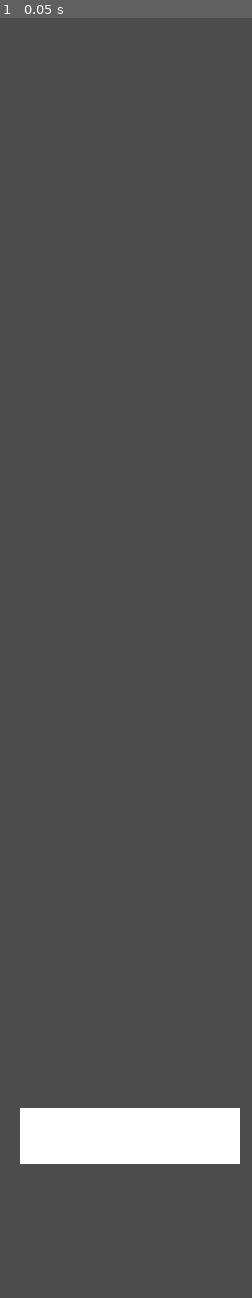
Above: before the commit, frame 1.
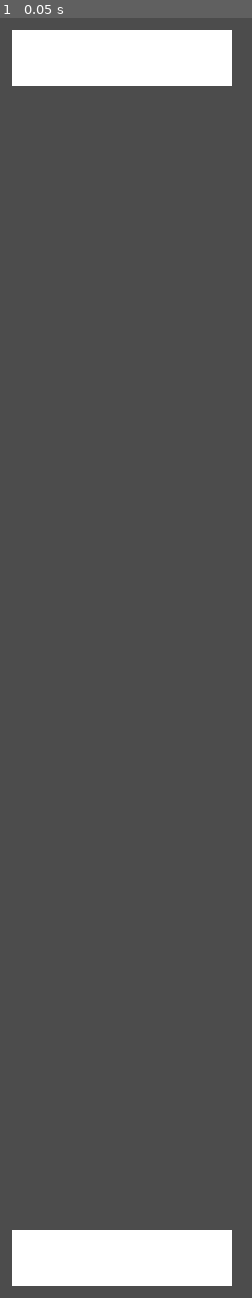
Above: after the commit, the same moment.

Repository: EmilienLeroy/DuoPong
Game: Godot game, scene res://main.tscn
The game is run twice, just before and just after one commit, with the same random seed, the same clock (stepped at 60 frames per second) and the same inputs.
Inputs:
- Up to frame 1 (0.05 s): no input

The runs differ from the first frame. In frame 1, 11% of the frame differs, in the area x 4-96%, y 0-100%.

Commit message:
✨ Add a game scene

Diff:
--- a/entities/player/player.gd
+++ b/entities/player/player.gd
@@ -1,10 +1,12 @@
 extends KinematicBody2D
 
+export var playable = true;
 
 func _ready():
 	pass
 
 func _unhandled_input(event):
-	if !event is InputEventScreenDrag:
+	if !event is InputEventScreenDrag or !playable:
 		return
+
 	position.x = event.position.x
--- a/main.tscn
+++ b/main.tscn
@@ -1,8 +1,7 @@
 [gd_scene load_steps=2 format=2]
 
-[ext_resource path="res://entities/player/player.tscn" type="PackedScene" id=1]
+[ext_resource path="res://scenes/game/game.tscn" type="PackedScene" id=1]
 
 [node name="Main" type="Node2D"]
 
-[node name="Player" parent="." instance=ExtResource( 1 )]
-position = Vector2( 184, 639 )
+[node name="Game" parent="." instance=ExtResource( 1 )]
--- /dev/null
+++ b/scenes/game/game.gd
@@ -0,0 +1,25 @@
+extends Node2D
+
+var Player = preload("res://entities/player/player.tscn");
+var offset = 100;
+
+func _ready():
+	add_player(true);
+	add_player(false);
+	pass
+
+
+func add_player(playable):
+	var player = Player.instance();
+
+	add_child(player);
+
+	player.playable = playable;
+	player.global_position.x = (get_viewport_rect().size / 2).x
+
+	if (playable):
+		player.global_position.y = get_viewport_rect().size.y - offset;
+	else:
+		player.global_position.y = offset;
+
+	return player;
--- /dev/null
+++ b/scenes/game/game.tscn
@@ -0,0 +1,6 @@
+[gd_scene load_steps=2 format=2]
+
+[ext_resource path="res://scenes/game/game.gd" type="Script" id=1]
+
+[node name="Game" type="Node2D"]
+script = ExtResource( 1 )
